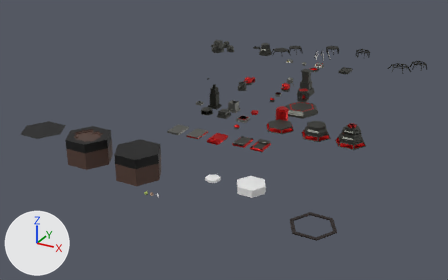
Before and after pictures for a commit that changed the Blender file Blender/Units.blend.
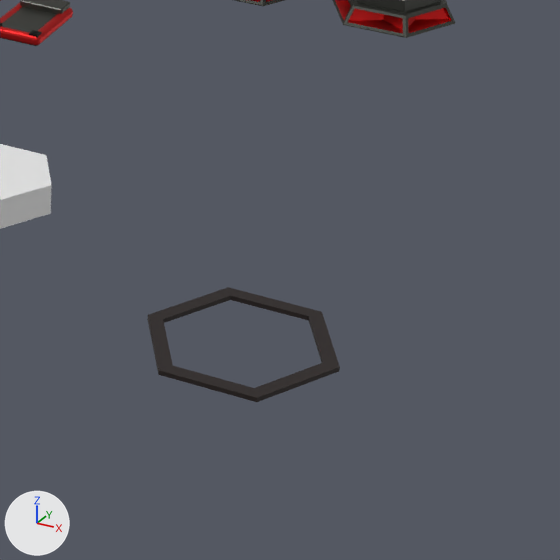
Each version appears first whole from a 50 mm lens placed at (16.92, -32.96, 11.0), pointed at (3.2, -8.0, -1.48), and next in a close-up on the part from 56% to 88% of the width and 50% to 100% of the height. Lighting does not change. The marker at lower left points along +X, +Y and +Z.

Names of what the first close-up shows: 'AssemblerGround3', 'Cylinder.001', 'Engine1', 'GroundFrame'.
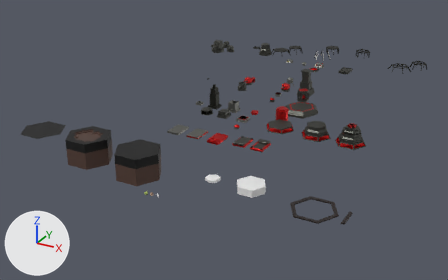
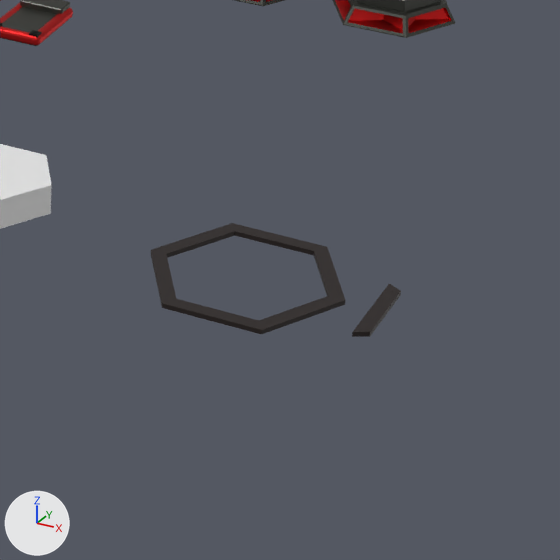
Where the change shows, as pixel boxes [x1, y1, x2, y2] in the close-ups (560 x 560 px):
'GroundFrame', moved
    before: [147, 287, 340, 402]
    after: [151, 223, 345, 334]
'GroundFramePart', added (black)
    after: [352, 284, 401, 337]

The change, as a list of edits to the scene's bpy script:
```text
Add me_cylinder_024:
    me_cylinder_024.from_pydata(...)  # 8 vertices, 6 faces; spans x -0.797..-0.654, y -0.475..0.452, z -0.045..0.0
    me_cylinder_024.materials.append(mat_materialterrain)  # picture img_colorsheet_tree_normal_png
Change ob_groundframe:
    ob_groundframe.location: (10.51, -14.72, -0.67) -> (10.51, -14.72, 0.0)
Add ob_groundframepart:
    ob_groundframepart = bpy.data.objects.new('GroundFramePart', me_cylinder_024)
    ob_groundframepart.location = (12.44, -14.72, 0.0)
```
